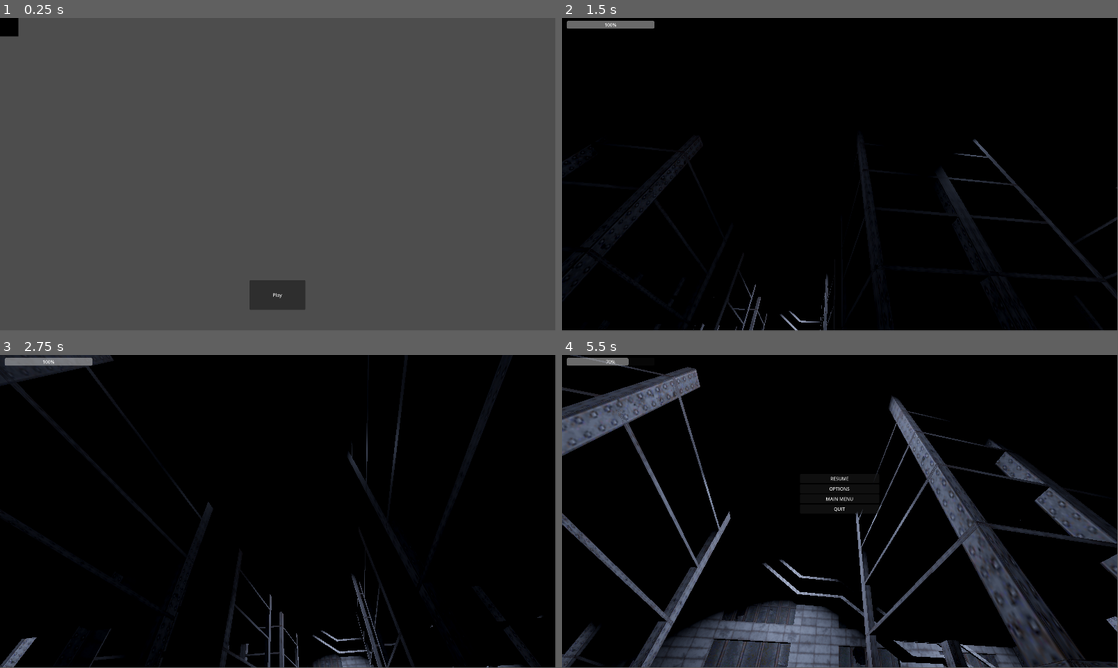
Above: before the commit, frames 1-4 (two rows, left to right).
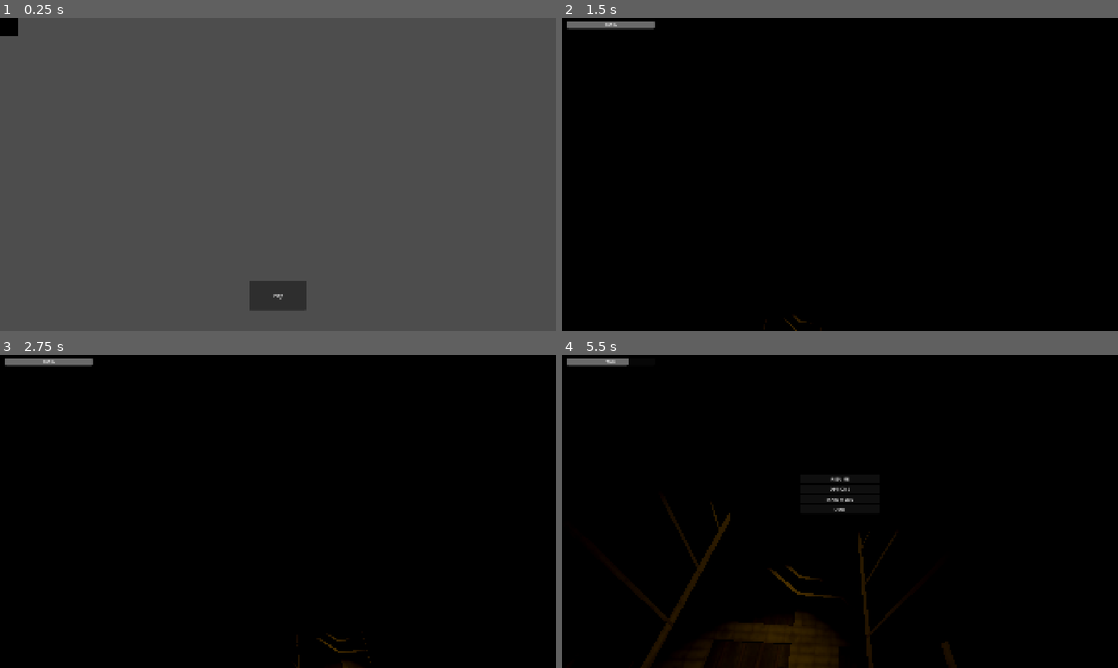
Above: after the commit, the same moments.

Repository: edclo74/The_Call
Game: Godot game, scene res://Scenes/poo.tscn
The game is run twice, just before and just after one commit, with the same random seed, the same clock (stepped at 60 frames per second) and the same inputs. Video files are missing from this copy of the repository; at most half a second of black plays in their place.
Inputs (mouse positions are in pixels of both pictures, inside the frame that each line leads up to):
- Up to frame 1 (0.25 s): no input
- Up to frame 2 (1.5 s): click "Play" at 0.5 s; tap Enter at 1.25 s; move the mouse to (867, 171) at 1.27 s; hold W (move_forward) from 1.28 s (still down); tap E (Use) at 1.35 s
- Up to frame 3 (2.75 s): keep holding W (move_forward); tap F (flashlight) at 1.55, 2.1 s; move the mouse to (250, 511) at 2.02 s; tap Shift (move_sprint) at 2.3 s
- Up to frame 4 (5.5 s): move the mouse to (851, 505) at 2.77 s; hold Shift (move_sprint) 2.78-3.53 s; tap E (Use) at 3.05, 3.6, 5.3 s; move the mouse to (834, 514) at 3.52 s; tap F (flashlight) at 3.8, 4.35 s; move the mouse to (878, 514) at 4.27 s; hold Shift (move_sprint) 4.28-5.03 s; tap Escape (pause_menu) at 4.9 s; move the mouse to (673, 464) at 5.02 s; release W (move_forward) at 5.03 s; hold A (move_left) from 5.03 s (still down); tap Shift (move_sprint) at 5.1 s
In our replay, the window is 799x449 before the commit and 800x450 after it. These sizes can differ from the game's own. Grey fills any space a smaller window leaves; there, only what the larger window draws over its background counts as a difference.

The runs differ from the first frame. In frame 1, less than 0.1% of the frame differs, in the area x 0-56%, y 0-94%; in frame 2, 2.2%; in frame 3, 3.4%; in frame 4, 23%, in the area x 0-100%, y 0-100%.

Commit message:
Little bit of a clean up and fixed some stuff
idk what I fixed but it was some stuff :) I believe it might of been some lighting and stuff

Diff:
--- a/Scenes/PlayerController.tscn
+++ b/Scenes/PlayerController.tscn
@@ -89,4 +89,6 @@
 sprite_frames = SubResource("SpriteFrames_a8u7r")
 animation = &"new_animation"
 
+[connection signal="quit" from="CanvasLayer/PauseMenu" to="." method="_on_pause_menu_quit"]
+
 [editable path="CanvasLayer/PauseMenu"]
--- /dev/null
+++ b/Scenes/generator_interact.tscn
@@ -0,0 +1,10 @@
+[gd_scene format=3 uid="uid://dxjyb0a1h14oj"]
+
+[sub_resource type="BoxShape3D" id="BoxShape3D_uhi08"]
+size = Vector3(0.5262451, 1, 1)
+
+[node name="Area3D" type="Area3D" unique_id=974555 groups=["generator_int"]]
+
+[node name="CollisionShape3D" type="CollisionShape3D" parent="." unique_id=85072724 groups=["generator_int"]]
+transform = Transform3D(1, 0, 0, 0, 1, 0, 0, 0, 1, -0.23687744, 0, 0)
+shape = SubResource("BoxShape3D_uhi08")
--- /dev/null
+++ b/Scenes/loading_screen.tscn
@@ -0,0 +1,34 @@
+[gd_scene format=3 uid="uid://nnvsot482sg2"]
+
+[ext_resource type="Script" uid="uid://cimucb4pptq6x" path="res://loading_screen.gd" id="1_oobaa"]
+
+[node name="Control" type="Control" unique_id=1988508475]
+layout_mode = 3
+anchors_preset = 15
+anchor_right = 1.0
+anchor_bottom = 1.0
+grow_horizontal = 2
+grow_vertical = 2
+script = ExtResource("1_oobaa")
+
+[node name="CanvasLayer" type="CanvasLayer" parent="." unique_id=436072306]
+
+[node name="CenterContainer" type="CenterContainer" parent="CanvasLayer" unique_id=455056320]
+anchors_preset = 15
+anchor_right = 1.0
+anchor_bottom = 1.0
+grow_horizontal = 2
+grow_vertical = 2
+
+[node name="VBoxContainer" type="VBoxContainer" parent="CanvasLayer/CenterContainer" unique_id=2051057946]
+layout_mode = 2
+
+[node name="TextureRect" type="TextureRect" parent="CanvasLayer/CenterContainer/VBoxContainer" unique_id=1037974250]
+layout_mode = 2
+
+[node name="Label" type="Label" parent="CanvasLayer/CenterContainer/VBoxContainer" unique_id=1808377525]
+layout_mode = 2
+text = "Loading"
+
+[node name="ProgressBar" type="ProgressBar" parent="CanvasLayer/CenterContainer/VBoxContainer" unique_id=1075854942]
+layout_mode = 2
--- a/Scenes/player_movement.tscn
+++ b/Scenes/player_movement.tscn
@@ -4,7 +4,6 @@
 [ext_resource type="Script" uid="uid://2fko3lie4jbw" path="res://Scenes/flickering_light.gd" id="1_jfama"]
 [ext_resource type="PackedScene" uid="uid://di7i10565cjnc" path="res://Scenes/PlayerController.tscn" id="1_yrei1"]
 [ext_resource type="PackedScene" uid="uid://6l3uof2boqkf" path="res://pickup.tscn" id="3_dfbmq"]
-[ext_resource type="PackedScene" uid="uid://i8qntkfjpisy" path="res://Scenes/Eddy is genuinely unintelligent 222.glb" id="4_5yw4k"]
 [ext_resource type="PackedScene" uid="uid://gx7gwuihk8we" path="res://batteries.tscn" id="5_jfama"]
 [ext_resource type="PackedScene" uid="uid://doalbd37ld0oh" path="res://Scenes/Eddy Sucks.glb" id="6_nntdv"]
 
@@ -31,7 +30,6 @@
 
 [node name="flickering_light" type="SpotLight3D" parent="." unique_id=1867338001]
 transform = Transform3D(1, 0, 0, 0, 0.016684622, 0.9998608, 0, -0.9998608, 0.016684622, 191.85246, 135.09933, 58.73616)
-visible = false
 light_color = Color(1, 0.7647059, 0.09019608, 1)
 light_energy = 10.0
 spot_range = 22.067
@@ -49,58 +47,55 @@
 [node name="Pickup2" parent="." unique_id=1724841091 instance=ExtResource("3_dfbmq")]
 transform = Transform3D(1, 0, 0, 0, 1, 0, 0, 0, 1, 140.38818, 120.31681, 18.421986)
 
-[node name="Anvil_Export_Temp2" parent="." unique_id=320980348 instance=ExtResource("4_5yw4k")]
-transform = Transform3D(1, 0, 0, 0, 1, 0, 0, 0, 1, 177.49326, 118.76272, -47.79757)
-
 [node name="Batteries2" parent="." unique_id=1071088791 groups=["Batteries"] instance=ExtResource("5_jfama")]
 transform = Transform3D(0.615, 0, 0, 0, 0.615, 0, 0, 0, 0.615, 190.3191, 119.94441, 55.426712)
 
 [node name="Anvil_Export_Temp" parent="." unique_id=128475273 instance=ExtResource("6_nntdv")]
 transform = Transform3D(1, 0, 0, 0, 1, 0, 0, 0, 1, 181.89685, 119.338135, 31.20084)
 
-[node name="SpotLight3D" type="SpotLight3D" parent="." unique_id=885611657]
+[node name="SpotLight3D" type="SpotLight3D" parent="." unique_id=885611657 groups=["indoor_lighting"]]
 transform = Transform3D(1, 0, 0, 0, -0.042050045, 0.9991155, 0, -0.9991155, -0.042050045, 191.63718, 136.19441, 57.677834)
 light_color = Color(0.65882355, 0.7176471, 0.84705883, 1)
 light_energy = 50.0
 spot_range = 19.309944
 
-[node name="SpotLight3D7" type="SpotLight3D" parent="." unique_id=1522216143]
+[node name="SpotLight3D7" type="SpotLight3D" parent="." unique_id=1522216143 groups=["indoor_lighting"]]
 transform = Transform3D(1, 0, 0, 0, -0.042050045, 0.9991155, 0, -0.9991155, -0.042050045, 205.58044, 130.17339, 58.19508)
 light_color = Color(0.65882355, 0.7176471, 0.84705883, 1)
 light_energy = 12.5
 spot_range = 19.309944
 
-[node name="SpotLight3D8" type="SpotLight3D" parent="." unique_id=561213910]
+[node name="SpotLight3D8" type="SpotLight3D" parent="." unique_id=561213910 groups=["indoor_lighting"]]
 transform = Transform3D(1, 0, 0, 0, -0.042050045, 0.9991155, 0, -0.9991155, -0.042050045, 205.58044, 130.17339, 36.99361)
 light_color = Color(0.65882355, 0.7176471, 0.84705883, 1)
 light_energy = 12.5
 spot_range = 19.309944
 
-[node name="SpotLight3D2" type="SpotLight3D" parent="." unique_id=1658384327]
+[node name="SpotLight3D2" type="SpotLight3D" parent="." unique_id=1658384327 groups=["indoor_lighting"]]
 transform = Transform3D(1, 0, 0, 0, -0.042050045, 0.9991155, 0, -0.9991155, -0.042050045, 191.63718, 136.19441, 46.43266)
 light_color = Color(0.65882355, 0.7176471, 0.84705883, 1)
 light_energy = 25.0
 spot_range = 19.309944
 
-[node name="SpotLight3D3" type="SpotLight3D" parent="." unique_id=125840622]
+[node name="SpotLight3D3" type="SpotLight3D" parent="." unique_id=125840622 groups=["indoor_lighting"]]
 transform = Transform3D(1, 0, 0, 0, -0.042050045, 0.9991155, 0, -0.9991155, -0.042050045, 191.63718, 136.19441, 37.4776)
 light_color = Color(0.65882355, 0.7176471, 0.84705883, 1)
 light_energy = 2.0
 spot_range = 19.309944
 
-[node name="SpotLight3D4" type="SpotLight3D" parent="." unique_id=1744524326]
+[node name="SpotLight3D4" type="SpotLight3D" parent="." unique_id=1744524326 groups=["indoor_lighting"]]
 transform = Transform3D(1, 0, 0, 0, -0.042050045, 0.9991155, 0, -0.9991155, -0.042050045, 191.74113, 136.19441, 25.361567)
 light_color = Color(0.65882355, 0.7176471, 0.84705883, 1)
 light_energy = 3.0
 spot_range = 19.309944
 
-[node name="SpotLight3D5" type="SpotLight3D" parent="." unique_id=1736261624]
+[node name="SpotLight3D5" type="SpotLight3D" parent="." unique_id=1736261624 groups=["indoor_lighting"]]
 transform = Transform3D(1, 0, 0, 0, -0.042050045, 0.9991155, 0, -0.9991155, -0.042050045, 177.5874, 136.19441, 25.361567)
 light_color = Color(0.65882355, 0.7176471, 0.84705883, 1)
 light_energy = 6.75
 spot_range = 19.309944
 
-[node name="SpotLight3D6" type="SpotLight3D" parent="." unique_id=1732185272]
+[node name="SpotLight3D6" type="SpotLight3D" parent="." unique_id=1732185272 groups=["indoor_lighting"]]
 transform = Transform3D(1, 0, 0, 0, -0.042050045, 0.9991155, 0, -0.9991155, -0.042050045, 177.5874, 136.19441, 57.966198)
 light_color = Color(0.65882355, 0.7176471, 0.84705883, 1)
 light_energy = 50.0
--- a/Scenes/poo.tscn
+++ b/Scenes/poo.tscn
@@ -10,7 +10,10 @@
 anchor_bottom = 1.0
 grow_horizontal = 2
 grow_vertical = 2
+size_flags_horizontal = 4
+size_flags_vertical = 4
 script = ExtResource("1_amrl7")
+metadata/_edit_use_anchors_ = true
 
 [node name="VideoStreamPlayer" type="VideoStreamPlayer" parent="." unique_id=947035532]
 layout_mode = 0
--- a/character_body_3d.gd
+++ b/character_body_3d.gd
@@ -1,139 +1,3 @@
-#extends CharacterBody3D
-#
-## Movement
-#@export var walk_speed: float = 5.0
-#@export var sprint_speed: float = 8.5
-#@export var fall_acceleration: float = 75.0
-#
-## Stamina
-#@export var max_stamina: float = 100.0
-#@export var drain_rate: float = 30.0
-#@export var regen_rate: float = 15.0
-#
-## Nodes
-#@onready var player = $"."
-#@onready var camera = $Camera3D
-#@onready var hand = $Hand
-#@onready var flashlight = $Hand/SpotLight3D
-#@onready var menu_instance = %PauseMenu
-#@onready var ray = %SeeCast
-#@onready var interaction_notifier = $CanvasLayer/InteractionNotifier
-#@onready var collection_tracker = $CanvasLayer/BoxContainer/CollectionTracker
-#@onready var sprint_bar = $CanvasLayer/SprintBar
-#@onready var locker = preload("res://Scenes/locker_scene.gd")
-#
-## State
-#var mouse_sensitivity: float = 0.002
-#var menu_on: bool = false
-#var camera_x_rotation: float = 0.0
-#var target_velocity: Vector3 = Vector3.ZERO
-#var pages_collected: int = 0
-#var current_stamina: float = 100.0
-#var is_exhausted: bool = false
-#
-#
-#func _ready():
-	#menu_instance.resume.connect(unpause)
-	#Input.set_mouse_mode(Input.MOUSE_MODE_CAPTURED)
-	#menu_instance.hide()
-	#current_stamina = max_stamina
-	#sprint_bar.max_value = max_stamina
-	#sprint_bar.value = current_stamina
-#
-#
-#func _unhandled_input(event):
-	#if event is InputEventMouseMotion and Input.get_mouse_mode() == Input.MOUSE_MODE_CAPTURED:
-		#rotate_y(-event.relative.x * mouse_sensitivity)
-		#camera_x_rotation -= event.relative.y * mouse_sensitivity
-		#camera_x_rotation = clamp(camera_x_rotation, deg_to_rad(-70), deg_to_rad(80))
-		#camera.rotation.x = camera_x_rotation
-#
-#
-#func _process(delta):
-	#hand.rotation.y = camera_x_rotation
-	#if Input.is_action_just_pressed("pause_menu"):
-		#menu_on = !menu_on
-		#if menu_on:
-			#menu_instance.show()
-			#Input.set_mouse_mode(Input.MOUSE_MODE_VISIBLE)
-		#else:
-			#menu_instance.hide()
-			#Input.set_mouse_mode(Input.MOUSE_MODE_CAPTURED)
-#
-#
-#func unpause():
-	#menu_instance.hide()
-	#Input.set_mouse_mode(Input.MOUSE_MODE_CAPTURED)
-#
-#
-#func check_ray_hit():
-	#var collider = ray.get_collider()
-	#print(collider)
-	#if ray.is_colliding() and collider != null and collider.is_in_group("Batteries"):
-		#interaction_notifier.visible = true
-		#if Input.is_action_just_pressed("Use"):
-			#collider.queue_free()
-			#Global.flashlight_on = true
-	#else:
-		#interaction_notifier.visible = false
-	#if ray.is_colliding() and collider != null and collider.is_in_group("Locker"):
-		#interaction_notifier.visible = true
-		#if Input.is_action_just_pressed("Use"):
-			#collider.enter(player)
-#####ADD STUFF HERE YOU BASTARD######
-	#else:
-		#interaction_notifier.visible = false
-#
-#
-#func _handle_stamina(delta: float, is_moving: bool) -> float:
-	#var current_speed = walk_speed
-#
-	#if Input.is_action_pressed("move_sprint") and not is_exhausted and is_moving:
-		#current_speed = sprint_speed
-		#current_stamina -= drain_rate * delta
-		#if current_stamina <= 0:
-			#current_stamina = 0.0
-			#is_exhausted = true
-	#else:
-		#current_stamina += regen_rate * delta
-		#if current_stamina >= max_stamina:
-			#current_stamina = max_stamina
-		#if is_exhausted and current_stamina >= (max_stamina * 0.2):
-			#is_exhausted = false
-#
-	#sprint_bar.value = current_stamina
-	#return current_speed
-#
-#
-#func _physics_process(delta):
-	#check_ray_hit()
-#
-	#var direction = Vector3.ZERO
-	#if Input.is_action_pressed("move_right"):
-		#direction.x -= 1
-	#if Input.is_action_pressed("move_left"):
-		#direction.x += 1
-	#if Input.is_action_pressed("move_back"):
-		#direction.z -= 1
-	#if Input.is_action_pressed("move_forward"):
-		#direction.z += 1
-#
-	#var is_moving = direction != Vector3.ZERO
-	#var current_speed = _handle_stamina(delta, is_moving)
-#
-	#if is_moving:
-		#direction = direction.normalized()
-		#direction = basis * direction
-#
-	#target_velocity.x = direction.x * current_speed
-	#target_velocity.z = direction.z * current_speed
-#
-	#if not is_on_floor():
-		#target_velocity.y = target_velocity.y - (fall_acceleration * delta)
-#
-	#velocity = target_velocity
-	#move_and_slide()
-
 extends CharacterBody3D
 # Movement
 @export var walk_speed: float = 5.0
@@ -166,6 +30,8 @@
 var is_hiding: bool = false
 
 func _ready():
+	for light in get_tree().get_nodes_in_group("indoor_lighting"):
+		light.visible = false
 	menu_instance.resume.connect(unpause)
 	Input.set_mouse_mode(Input.MOUSE_MODE_CAPTURED)
 	menu_instance.hide()
@@ -186,7 +52,7 @@
 func _process(delta):
 	hand.rotation.y = camera_x_rotation
 	if is_hiding:
-		if Input.is_action_just_pressed("Use"):
+		if Input.is_action_just_pressed("ui_cancel"):
 			var lockers = get_tree().get_nodes_in_group("Locker")
 			for l in lockers:
 				if l.player_ref == self:
@@ -202,6 +68,7 @@
 		else:
 			menu_instance.hide()
 			Input.set_mouse_mode(Input.MOUSE_MODE_CAPTURED)
+
 
 func unpause():
 	menu_instance.hide()
@@ -266,3 +133,7 @@
 		target_velocity.y = target_velocity.y - (fall_acceleration * delta)
 	velocity = target_velocity
 	move_and_slide()
+
+
+func _on_pause_menu_quit() -> void:
+	get_tree().quit()
--- /dev/null
+++ b/loading_screen.gd
@@ -0,0 +1,18 @@
+extends Control
+@onready var progress_bar = $CanvasLayer/CenterContainer/VBoxContainer/ProgressBar
+var target_scene: String =  "res://Scenes/poo.tscn"
+
+
+func _ready():
+	ResourceLoader.load_threaded_request(target_scene)
+
+func _process(_delta):
+	var progress = []
+	var status = ResourceLoader.load_threaded_get_status(target_scene, progress)
+
+	progress_bar.value = progress[0] * 100
+
+	if status == ResourceLoader.THREAD_LOAD_LOADED:
+		var scene = ResourceLoader.load_threaded_get(target_scene)
+		get_tree().change_scene_to_packed(scene)
+		queue_free()
--- a/project.godot
+++ b/project.godot
@@ -27,6 +27,8 @@
 
 window/size/viewport_width=1920
 window/size/viewport_height=1080
+window/size/mode=4
+window/stretch/mode="canvas_items"
 
 [editor_plugins]
 
@@ -37,6 +39,7 @@
 indoor_lighting=""
 Batteries=""
 Locker=""
+generator_int=""
 
 [input]
 
Not shown, removed: Eddy is genuinely unintelligent.glb.import
Not shown, removed: Eddy is genuinely unintelligent_ind_ac01_grey2.png.import
Not shown, removed: Eddy is genuinely unintelligent_ind_c07_grey2.png.import
Not shown, removed: Eddy is genuinely unintelligent_ind_door2_grey2.png.import
Not shown, removed: Eddy is genuinely unintelligent_ind_st1_grey2.png.import
Not shown, removed: Eddy is genuinely unintelligent_ind_w01_grey2.png.import
Not shown, removed: Eddy is genuinely unintelligent_ind_w02_grey2.png.import
Not shown, removed: Eddy is genuinely unintelligent_ind_win1_blk1c.png.import
Binary file removed: PlzTest (14)_ind_ac01_grey2.png
Not shown, removed: PlzTest (14)_ind_ac01_grey2.png.import
Binary file removed: PlzTest (14)_ind_c07_grey2.png
Not shown, removed: PlzTest (14)_ind_c07_grey2.png.import
(and 45 more such lines)
